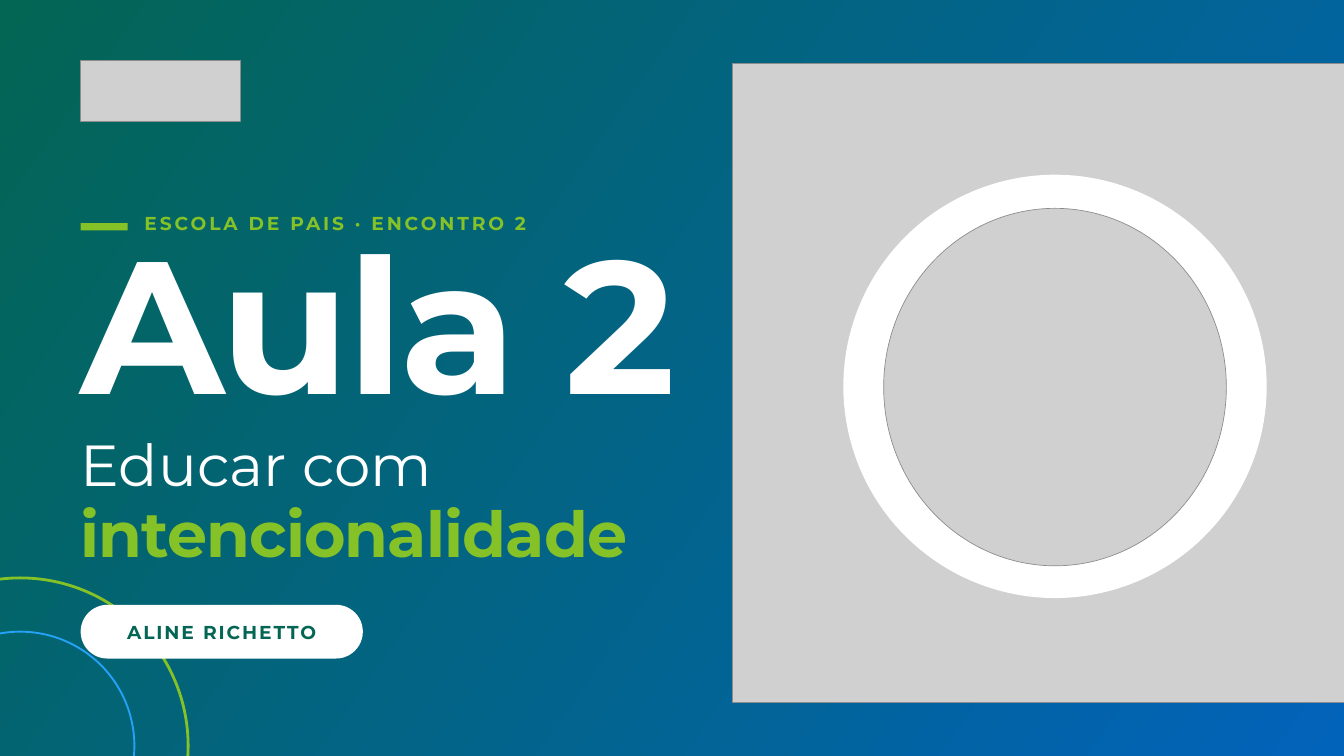
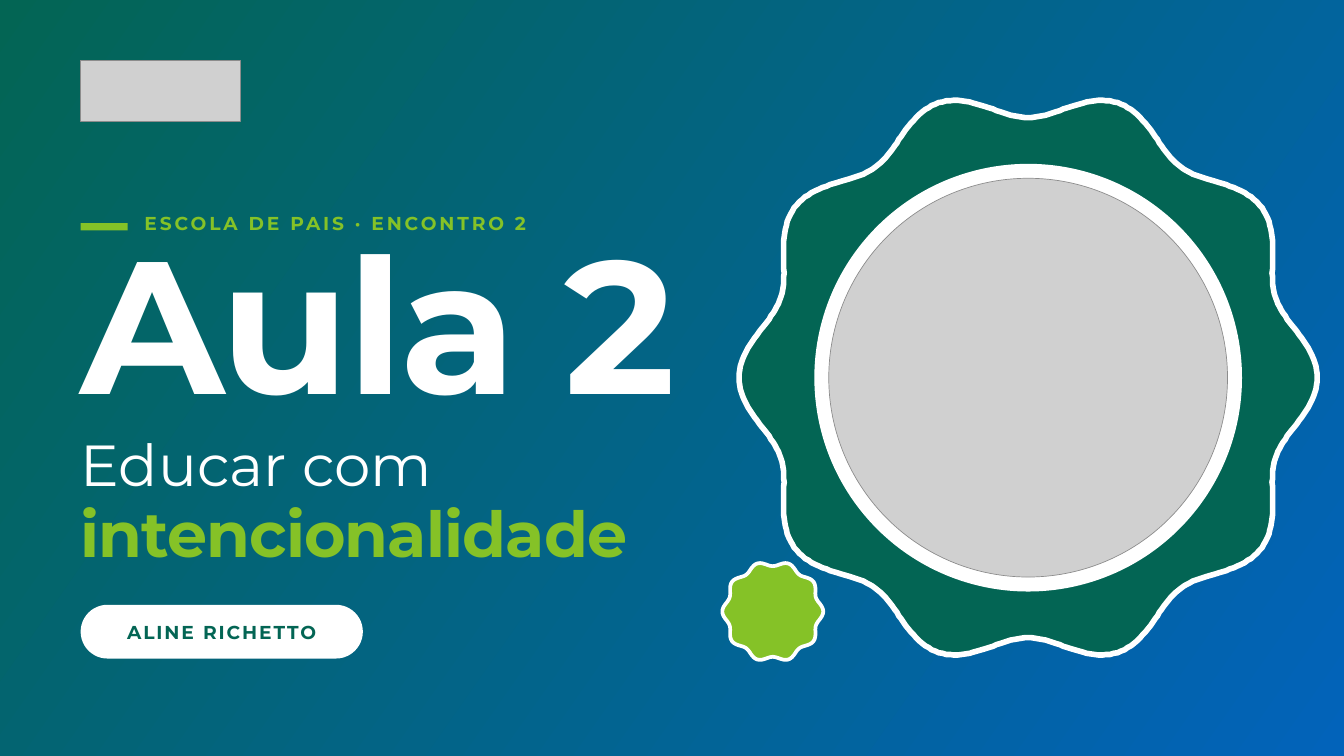
Before and after one commit to freelasrabbit-sys/logo, a slide deck: slide 1 of apresentacoes/aula-2/aula-2-integra.pptx. Drawn at 1344x756 pixels with LibreOffice and Linux fonts; fonts in the diff are those of the drawing; grey boxes stand for pictures. Boxes give left, top, right and bottom in pixels: in the first picture for what was removed or moved away, otherwise in the second. Text is boxed around its words. In the diff, an @@ line names an element or a change of style, - is before the commit and + after.

```diff
--- a/apresentacoes/aula-2/aula-2-integra.pptx
+++ b/apresentacoes/aula-2/aula-2-integra.pptx
@@ picture removed at box(732, 64, 1344, 702) @@
@@ freeform shape added at box(739, 89, 1317, 667), fill #036554, outline #FFFFFF 6 pt @@
@@ ellipse: place and size @@
-ellipse at box(843, 175, 1267, 598)
+ellipse at box(814, 164, 1242, 591)
@@ picture: place and size @@
-picture at box(884, 208, 1226, 566)
+picture at box(829, 178, 1227, 577)
@@ freeform shape added at box(722, 561, 823, 662), fill #85C227, outline #FFFFFF 4 pt @@
@@ ellipse removed at box(0, 578, 188, 756) @@
@@ ellipse removed at box(0, 632, 134, 756) @@
```
Also in this commit, not shown: 9 other slides changed, 17 slides added, 2 other files.
